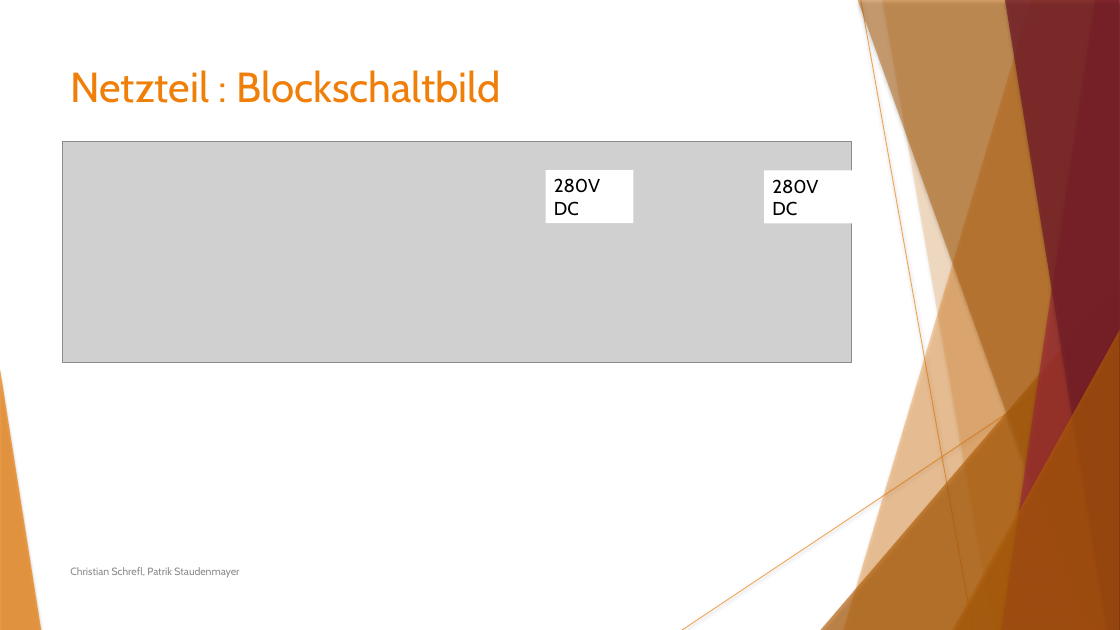
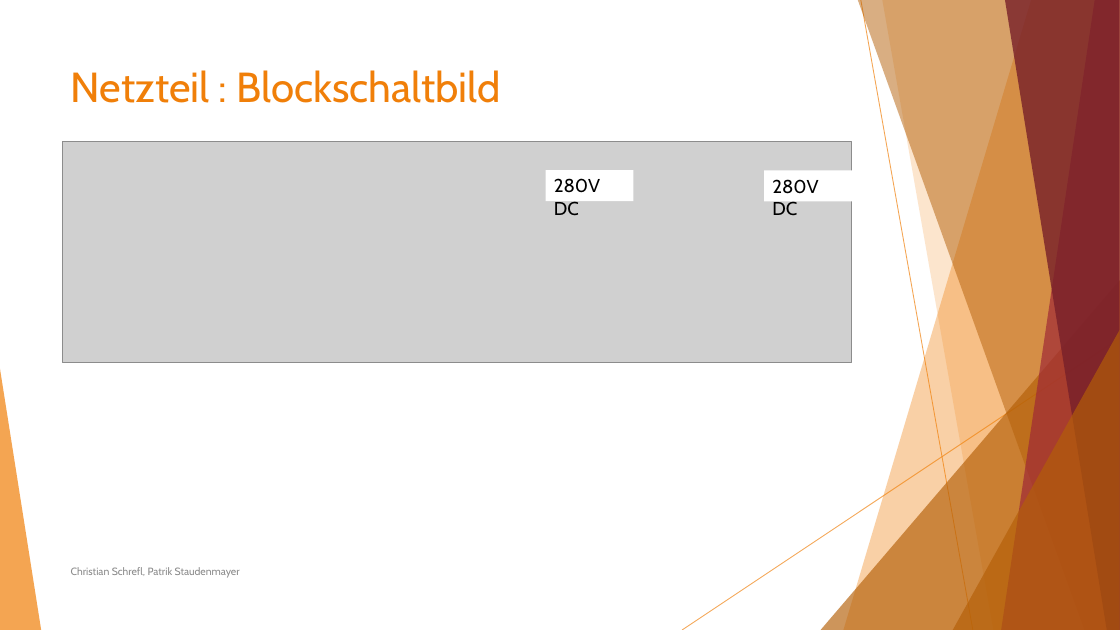
Before and after one commit to Staudi14/tube-amplifier, a slide deck: slide 6 of Präsentation/Staudenmayer_Schrefl_ProjektRöhrenverstärker.pptx. Drawn at 1120x630 pixels with LibreOffice and Linux fonts; fonts in the diff are those of the drawing; grey boxes stand for pictures. Boxes give left, top, right and bottom in pixels: in the first picture for what was removed or moved away, otherwise in the second. Text is boxed around its words. In the diff, an @@ line names an element or a change of style, - is before the commit and + after.

Commit message:
+Update Fixed formatting :sparkle:

```diff
--- a/Präsentation/Staudenmayer_Schrefl_ProjektRöhrenverstärker.pptx
+++ b/Präsentation/Staudenmayer_Schrefl_ProjektRöhrenverstärker.pptx
@@ line (861, 0) - (973, 630): stroke #F07F09 0.74 pt to #F07F09 0.75 pt @@
@@ freeform shape at (882,0,1120,630): shadow off; outline redrawn @@
@@ rectangle "280V DC": place and size @@
-rectangle "280V DC" at (546,171,634,223)
+rectangle "280V DC" at (546,171,634,202)
@@ rectangle "280V DC": place and size @@
-rectangle "280V DC" at (765,171,853,223)
+rectangle "280V DC" at (765,171,853,202)
@@ line (1120, 339) - (682, 630): stroke #F07F09 0.74 pt to #F07F09 0.75 pt @@
@@ shadow off in 7 elements at (844,0,1120,630), (821,280,1120,630), (858,0,1120,630), (1002,0,1120,630), (1005,0,1120,630), (953,330,1120,630), (0,369,41,630) @@
@@ text "Christian Schrefl, Patrik Staudenmayer" at (71,567,240,578): text colour #8B8B8B to #8C8C8C @@
```
Also in this commit, not shown: 19 other slides changed.
